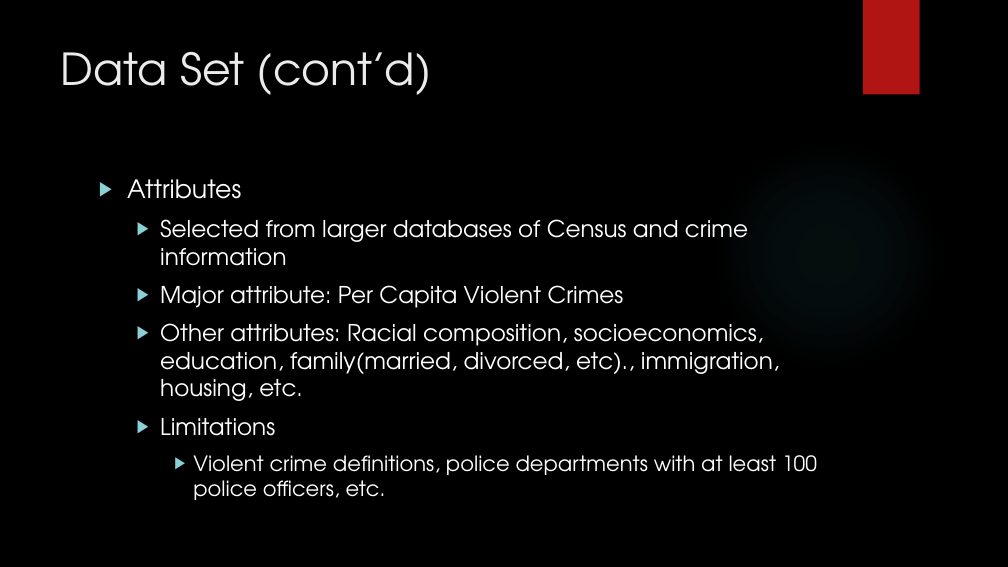
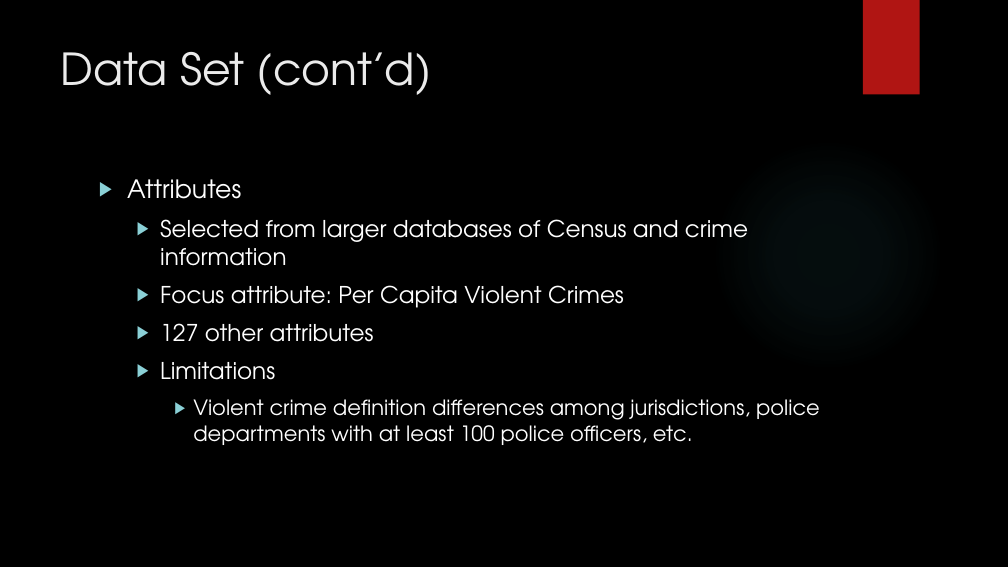
Before and after one commit to Polo08816/DataMining, a slide deck: slide 3 of GroupProject/GroupProject.pptx. Drawn at 1008x567 pixels with LibreOffice and Linux fonts; fonts in the diff are those of the drawing; background and template pictures are left out. Boxes give left, top, right and bottom in pixels: in the first picture for what was removed or moved away, otherwise in the second. Text is boxed around its words. In the diff, an @@ line names an element or a change of style, - is before the commit and + after.

Commit message:
Updating powerpoint.

```diff
--- a/GroupProject/GroupProject.pptx
+++ b/GroupProject/GroupProject.pptx
@@ text at box(160, 285, 624, 342): text changed @@
-  ▶ Major attribute: Per Capita Violent Crimes
-  ▶ Other attributes: Racial composition, socioeconomics, education, family(married, divorced, etc)., immigration, housing, etc.
+  ▶ Focus attribute: Per Capita Violent Crimes
+  ▶ 127 other attributes
@@ text at box(193, 399, 820, 445): text changed @@
-    ▶ Violent crime definitions, police departments with at least 100 police officers, etc.
+    ▶ Violent crime definition differences among jurisdictions, police departments with at least 100 police officers, etc.
```
Also in this commit, not shown: 5 other slides changed, 1 slide added, 1 slide removed.
